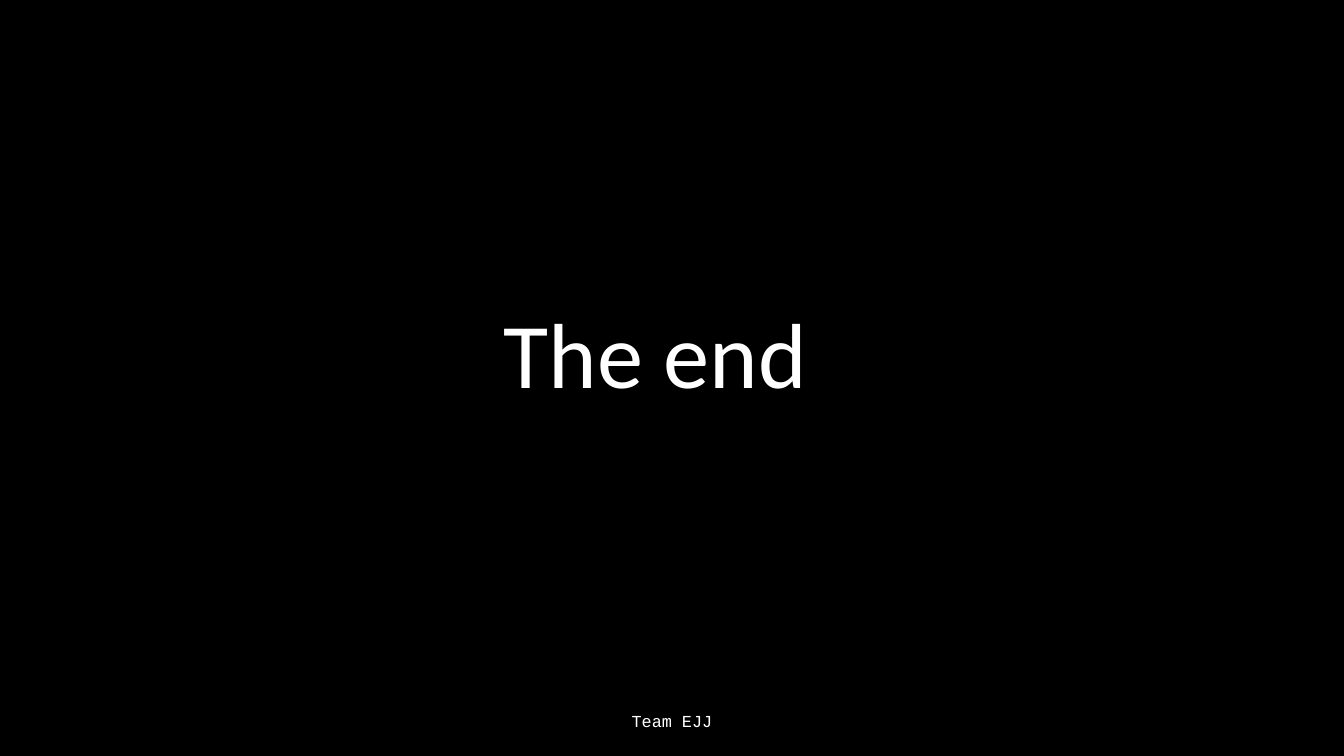
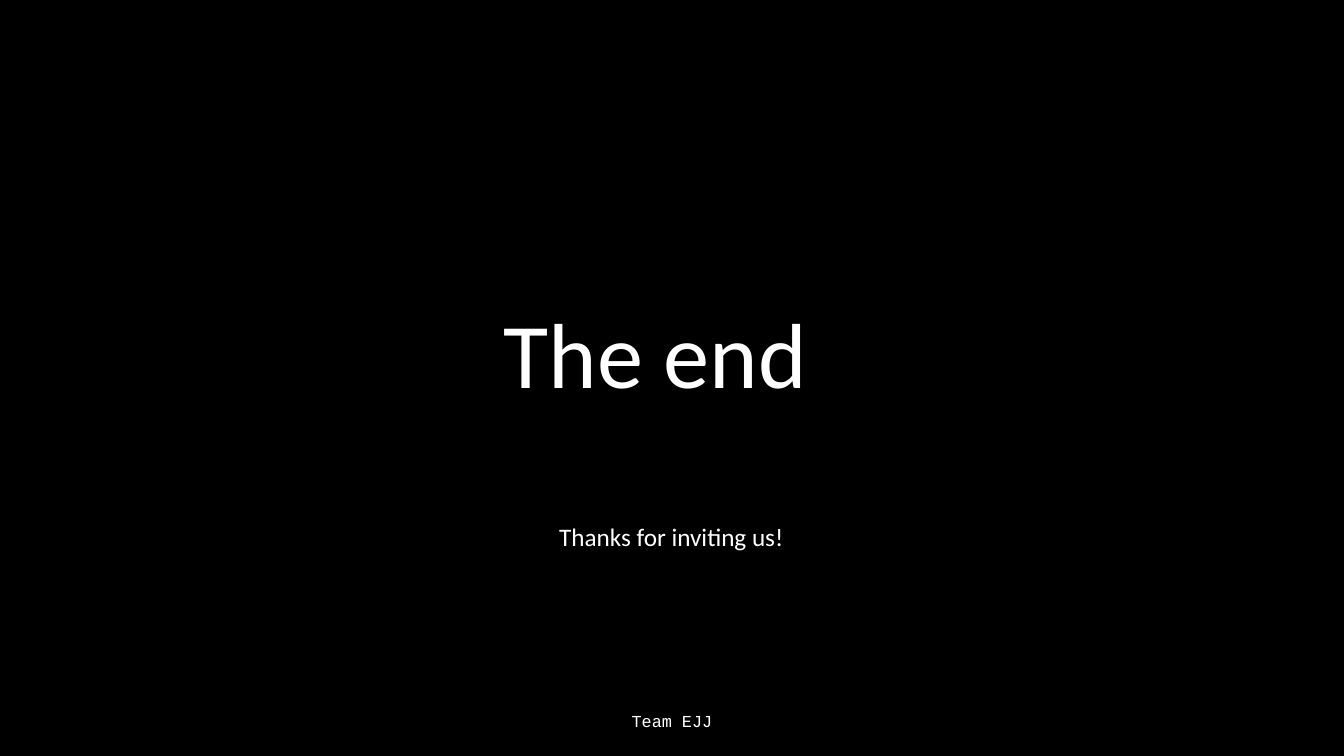
Before and after one commit to Jonathan805/RestrictedPlanning, a slide deck: slide 19 of TeamEJJ.pptx. Drawn at 1344x756 pixels with LibreOffice and Linux fonts; fonts in the diff are those of the drawing. Boxes give left, top, right and bottom in pixels: in the first picture for what was removed or moved away, otherwise in the second. Text is boxed around its words. In the diff, an @@ line names an element or a change of style, - is before the commit and + after.

```diff
--- a/TeamEJJ.pptx
+++ b/TeamEJJ.pptx
@@ text added at box(559, 528, 783, 551), 18 pt, text #FFFFFF @@
+Thanks for inviting us!
```
Also in this commit, not shown: 1 other slide changed.
